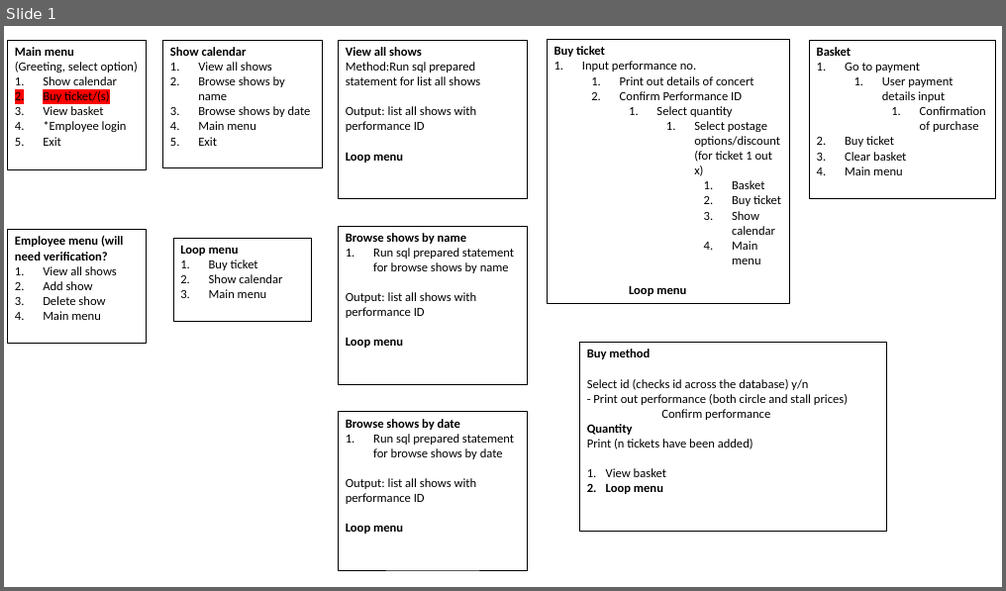
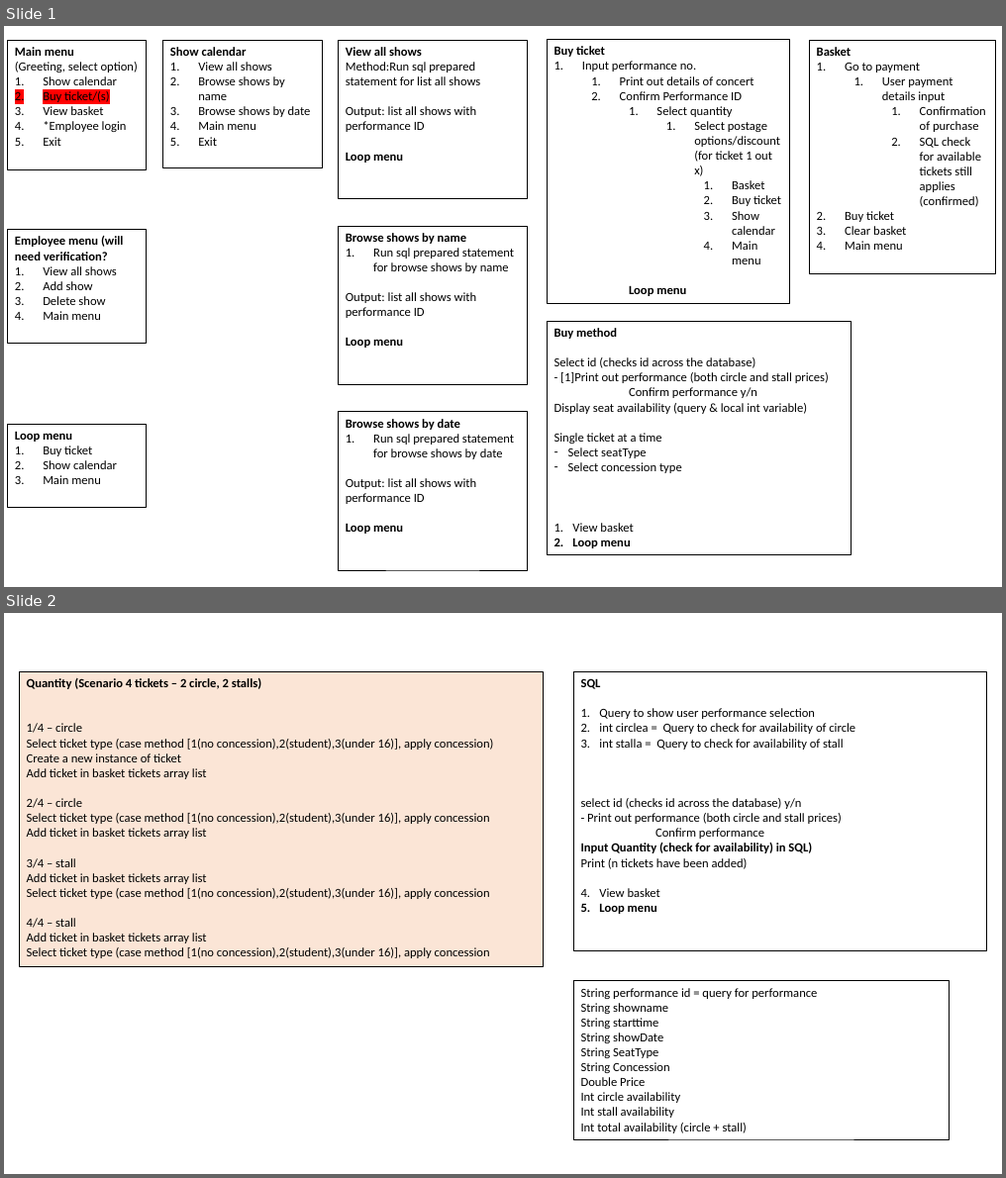
Before and after one commit to SpyroFenton/theTheatreRoyal, a slide deck: ControllerBranch.pptx. Shown one above the other, each under a label of ours: slide 1 before the commit, slides 1 and 2 after it. The pictures are 1006x591 and 1006x1178 pixels, drawn with LibreOffice and Linux fonts; fonts in the diff are those of the drawing. Boxes give left, top, right and bottom in pixels: in the first picture for what was removed or moved away, otherwise in the second. Text is boxed around its words. In the diff, an @@ line names an element or a change of style, - is before the commit and + after.

Commit message:
updates to erd, database sql script and pptx

```diff
--- a/ControllerBranch.pptx
+++ b/ControllerBranch.pptx
@@ slide 2 added at [4,613,1002,1174], background #FFFFFF @@
@@ rectangle added at [19,671,543,966], fill #FBE5D6, outline #000000 0.5 pt, 12 pt, text #000000 @@
+Quantity (Scenario 4 tickets – 2 circle, 2 stalls)
+1/4 – circle
+Select ticket type (case method [1(no concession),2(student),3(under 16)], apply concession)
+Create a new instance of ticket
+Add ticket in basket tickets array list
+2/4 – circle
+Select ticket type (case method [1(no concession),2(student),3(under 16)], apply concession
+Add ticket in basket tickets array list
+3/4 – stall
+Add ticket in basket tickets array list
+Select ticket type (case method [1(no concession),2(student),3(under 16)], apply concession
+4/4 – stall
+Add ticket in basket tickets array list
+Select ticket type (case method [1(no concession),2(student),3(under 16)], apply concession
@@ rectangle added at [573,671,987,952], outline #000000 0.5 pt, 12 pt, text #000000 @@
+SQL
+1. Query to show user performance selection
+2. int circlea = Query to check for availability of circle
+3. int stalla = Query to check for availability of stall
+select id (checks id across the database) y/n
+- Print out performance (both circle and stall prices)
+Confirm performance
+Input Quantity (check for availability) in SQL)
+Print (n tickets have been added)
+1. View basket
+2. Loop menu
@@ rectangle added at [573,981,949,1140], outline #000000 0.5 pt, 12 pt, text #000000 @@
+String performance id = query for performance
+String showname
+String starttime
+String showDate
+String SeatType
+String Concession
+Double Price
+Int circle availability
+Int stall availability
+Int total availability (circle + stall)
@@ slide 1 changed as well @@
@@ rectangle "Basket": place and size @@
-rectangle "Basket" at [810,40,995,198]
+rectangle "Basket" at [810,40,995,274]
@@ text in rectangle at [920,137,981,207]: paragraph added @@
+    2. SQL check for available tickets still applies (confirmed)
@@ rectangle "Buy method": place and size @@
-rectangle "Buy method" at [580,343,887,531]
+rectangle "Buy method" at [547,321,851,556]
@@ text in rectangle at [554,358,829,473]: text changed @@
-Select id (checks id across the database) y/n
-- Print out performance (both circle and stall prices)
-Confirm performance
-Quantity
-Print (n tickets have been added)
+Select id (checks id across the database)
+- [1]Print out performance (both circle and stall prices)
+Confirm performance y/n
+Display seat availability (query & local int variable)
+Single ticket at a time
+– Select seatType
+– Select concession type
@@ rectangle "Loop menu": place and size @@
-rectangle "Loop menu" at [173,238,312,321]
+rectangle "Loop menu" at [8,424,147,507]
```
Also in this commit, not shown: 1 other slide added, 1 slide removed, 4 other files.
